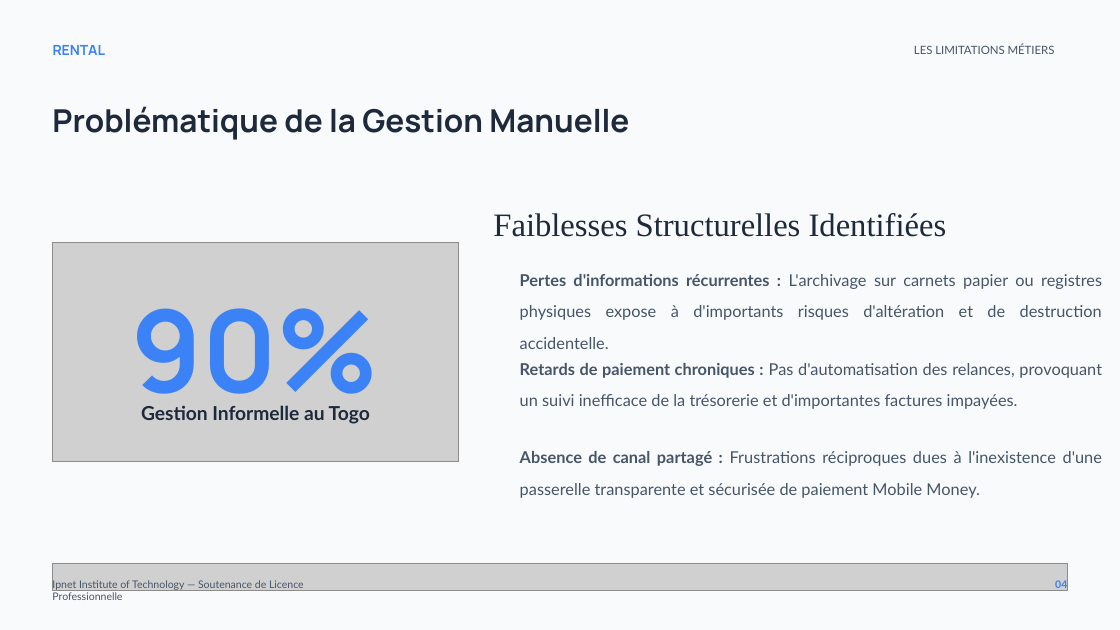
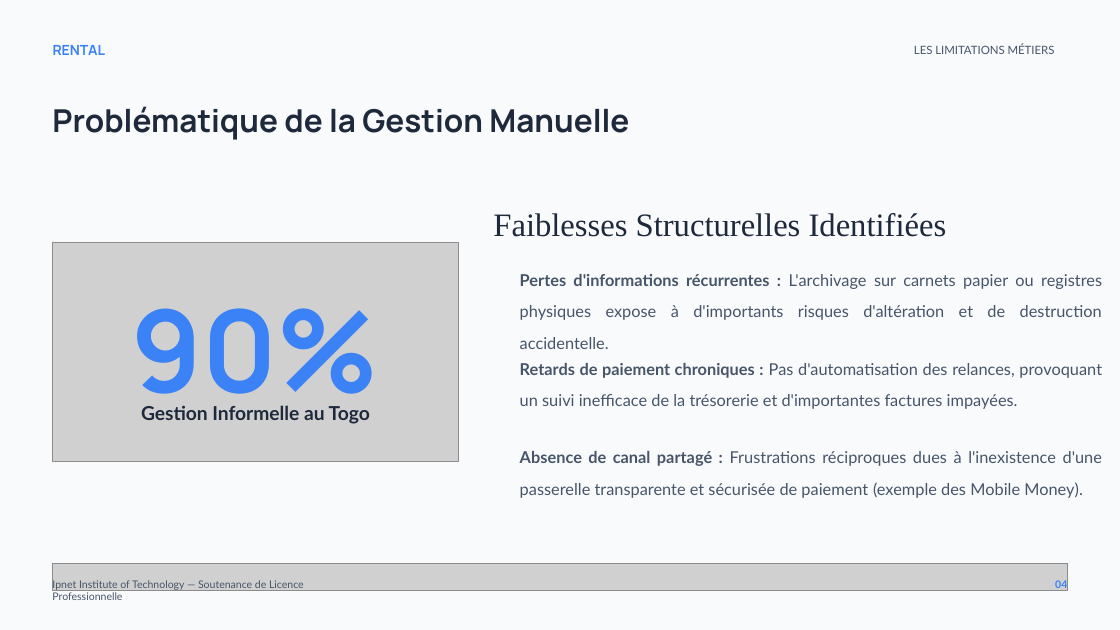
Before and after one commit to xavierGIT04/Soutenance, a slide deck: slide 4 of Soutenance de Licence - GBANDI WAKE (1).pptx. Drawn at 1120x630 pixels with LibreOffice and Linux fonts; fonts in the diff are those of the drawing; grey boxes stand for pictures; background and template pictures are left out. Boxes give left, top, right and bottom in pixels: in the first picture for what was removed or moved away, otherwise in the second. Text is boxed around its words. In the diff, an @@ line names an element or a change of style, - is before the commit and + after.

```diff
--- a/Soutenance de Licence - GBANDI WAKE (1).pptx
+++ b/Soutenance de Licence - GBANDI WAKE (1).pptx
@@ text at <box>520,451,1102,498</box>: text changed @@
-Absence de canal partagé : Frustrations réciproques dues à l'inexistence d'une passerelle transparente et sécurisée de paiement Mobile Money.
+Absence de canal partagé : Frustrations réciproques dues à l'inexistence d'une passerelle transparente et sécurisée de paiement (exemple des Mobile Money).
```
Also in this commit, not shown: 5 other slides changed, 3 other files.
